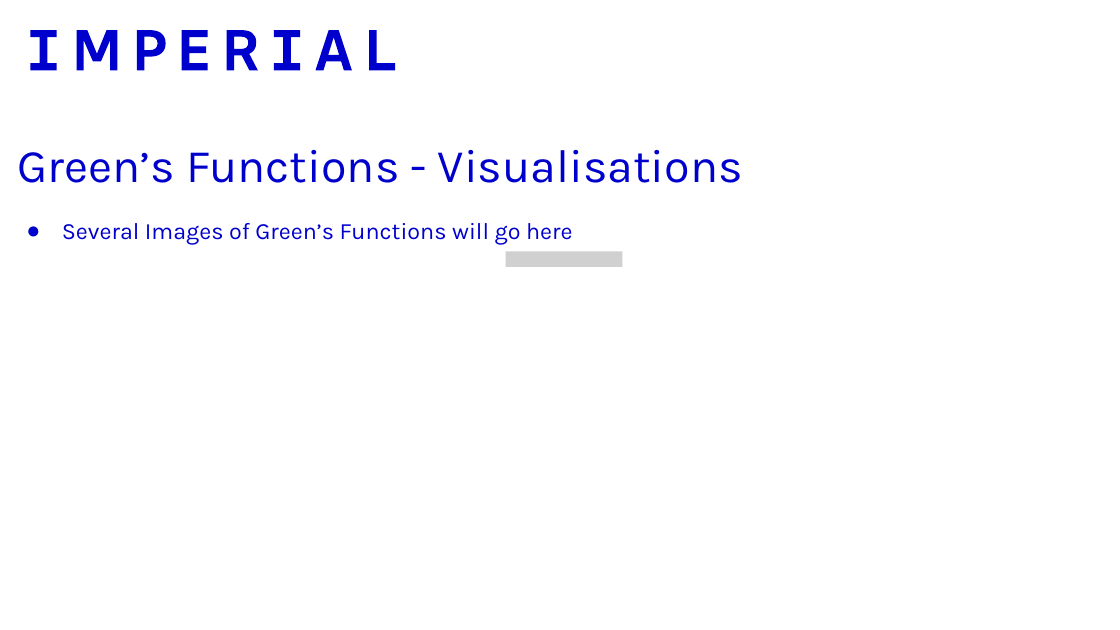
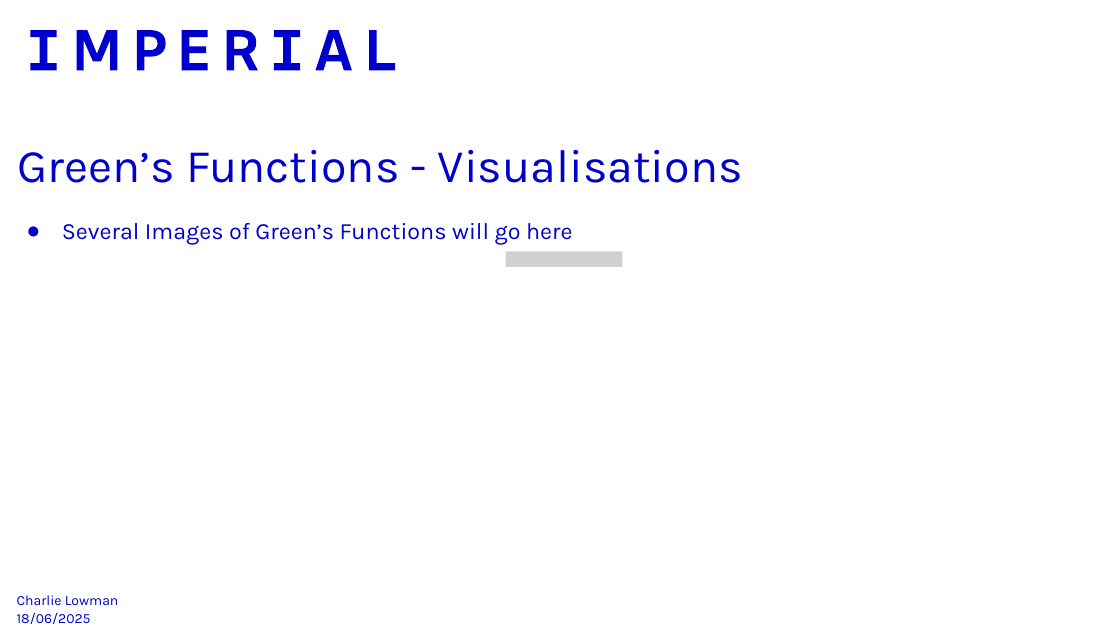
Before and after one commit to cgjunior3-14/M2R-Learning-Greens-Functions, a slide deck: slide 6 of M2R_presentation.pptx. Drawn at 1120x630 pixels with LibreOffice and Linux fonts; fonts in the diff are those of the drawing; grey boxes stand for pictures. Boxes give left, top, right and bottom in pixels: in the first picture for what was removed or moved away, otherwise in the second. Text is boxed around its words. In the diff, an @@ line names an element or a change of style, - is before the commit and + after.

```diff
--- a/M2R_presentation.pptx
+++ b/M2R_presentation.pptx
@@ text added at (x1=17, y1=595, x2=119, y2=624), 12 pt, text #0000CD @@
+Charlie Lowman
+18/06/2025
```
Also in this commit, not shown: 4 other slides changed, 3 other files.
